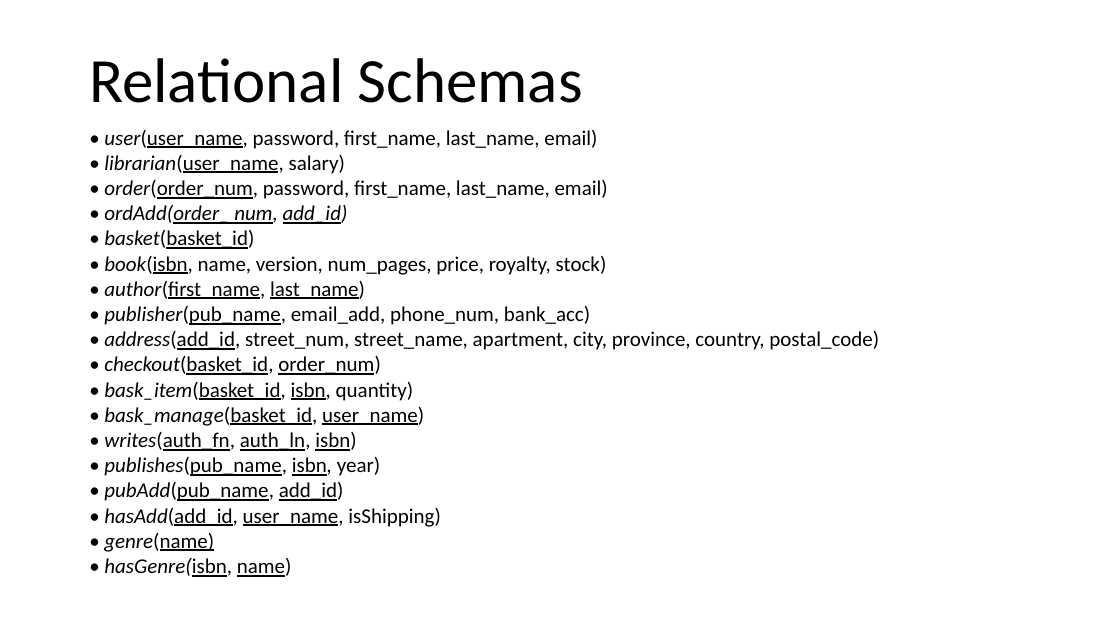
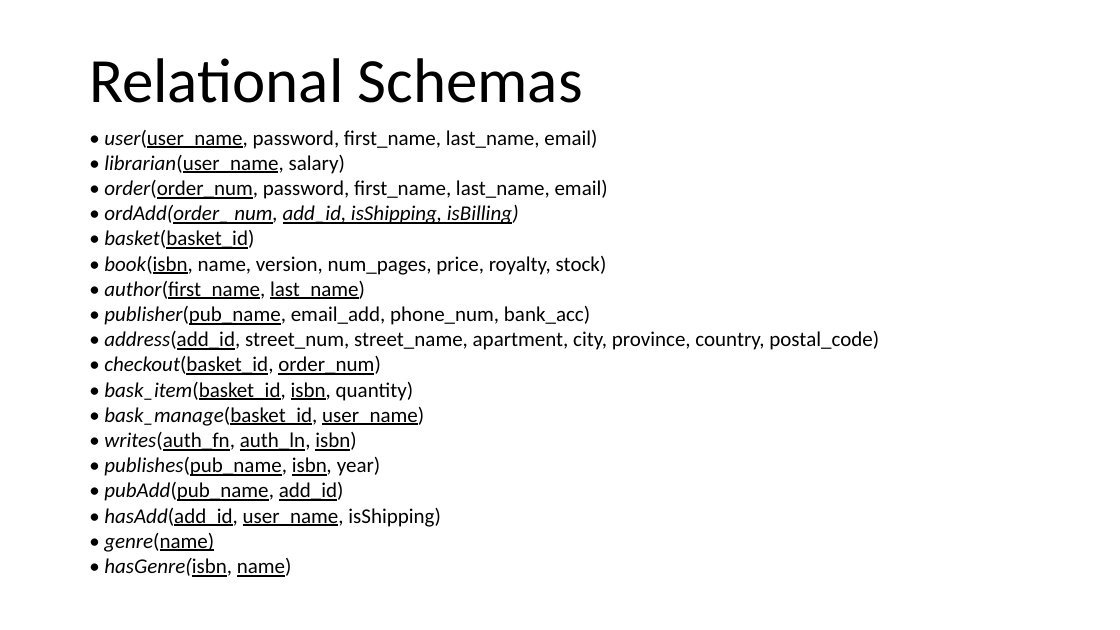
Before and after one commit to john-breton/COMP3005, a slide deck: slide 1 of documentation/Relation Schemas.pptx. Drawn at 1120x630 pixels with LibreOffice and Linux fonts; fonts in the diff are those of the drawing. Boxes give left, top, right and bottom in pixels: in the first picture for what was removed or moved away, otherwise in the second. Text is boxed around its words. In the diff, an @@ line names an element or a change of style, - is before the commit and + after.

```diff
--- a/documentation/Relation Schemas.pptx
+++ b/documentation/Relation Schemas.pptx
@@ text at box(104, 205, 519, 224): text changed @@
-• ordAdd(order_ num, add_id)
+• ordAdd(order_ num, add_id, isShipping, isBilling)
```
